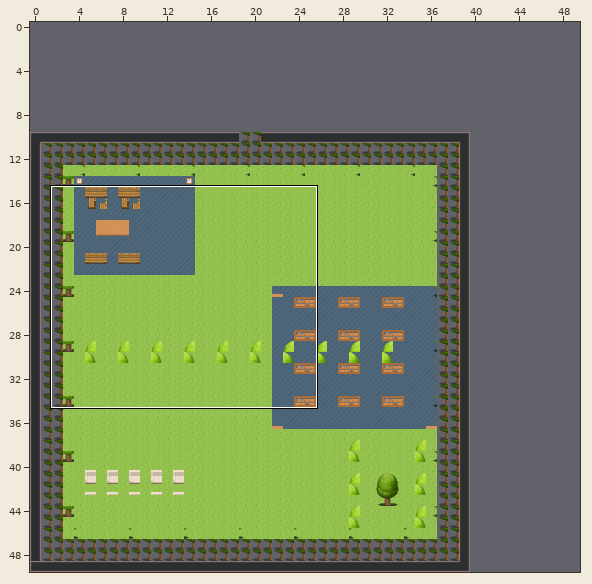
Two versions of a level (Tiled map (JSON), cour2.tmj). The first picture is a wide view before the edit; the outline marks the close-up.
Close-up. First the earlier version:
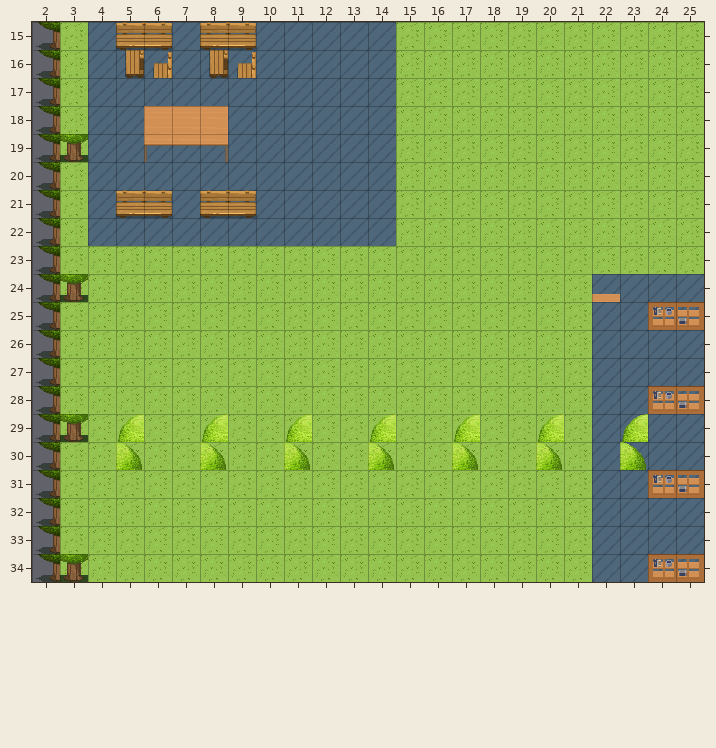
Cells are 32x32 px. Shown: x 2..25, y 15..34. The commit also changed other parts of the map, which this record leaves out. The old version is drawn lined up with the new one.
The same view after the edit:
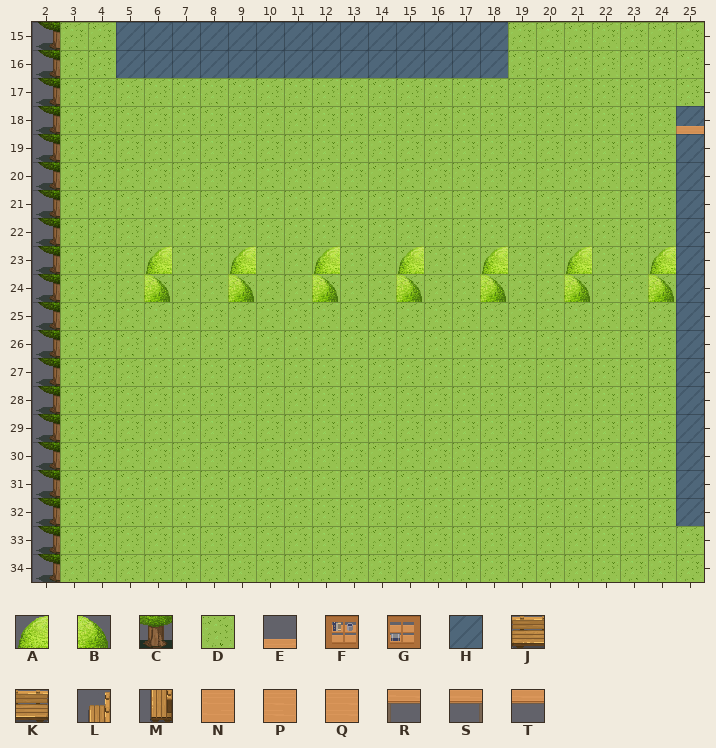
Key: from "WA_Exterior": A 3, B 4, C 129, D 628; from "WA_Other_Furniture": E 19, F 31, G 32; from "WA_Room_Builder": H 360; from "WA_Seats": J 143, K 144, L 147, M 160; from "WA_Tables": N 10, P 11, Q 13, R 20, S 21, T 23.
_ is an empty cell, # one hidden under a higher layer.
Changes in this commit:
{"change": "map size 40x40 -> 50x50 cells (old content now starts at 0,10; both pictures use the new coordinates)"}
{"where": "layer \"floor\""}
{"y":15,"x":4,"old":"H","new":"D"}
{"y":15,"x":15,"old":"DDDD","new":"HHHH"}
{"y":16,"x":4,"old":"H","new":"D"}
{"y":16,"x":15,"old":"DDDD","new":"HHHH"}
{"y":17,"x":4,"old":"HHHHHHHHHHH","new":"DDDDDDDDDDD"}
{"y":18,"x":4,"old":"HH###HHHHHH","new":"DDDDDDDDDDD"}
{"y":18,"x":25,"old":"D","new":"H"}
{"y":19,"x":4,"old":"HHHHHHHHHHH","new":"DDDDDDDDDDD"}
{"y":19,"x":25,"old":"D","new":"H"}
{"y":20,"x":4,"old":"HHHHHHHHHHH","new":"DDDDDDDDDDD"}
{"y":20,"x":25,"old":"D","new":"H"}
{"y":21,"x":4,"old":"HHHHHHHHHHH","new":"DDDDDDDDDDD"}
{"y":21,"x":25,"old":"D","new":"H"}
{"y":22,"x":4,"old":"HHHHHHHHHHH","new":"DDDDDDDDDDD"}
{"y":22,"x":25,"old":"D","new":"H"}
{"y":23,"x":25,"old":"D","new":"H"}
{"y":24,"x":22,"old":"HHH","new":"DDD"}
{"y":25,"x":22,"old":"HHH","new":"DDD"}
{"y":26,"x":22,"old":"HHH","new":"DDD"}
{"y":27,"x":22,"old":"HHH","new":"DDD"}
{"y":28,"x":22,"old":"HHH","new":"DDD"}
{"y":29,"x":22,"old":"HHH","new":"DDD"}
{"y":30,"x":22,"old":"HHH","new":"DDD"}
{"y":31,"x":22,"old":"HHH","new":"DDD"}
{"y":32,"x":22,"old":"HHH","new":"DDD"}
{"y":33,"x":22,"old":"HHHH","new":"DDDD"}
{"y":34,"x":22,"old":"HHHH","new":"DDDD"}
{"where": "layer \"furniture\""}
{"y":15,"x":5,"old":"JK","new":"__"}
{"y":15,"x":8,"old":"JK","new":"__"}
{"y":16,"x":5,"old":"ML","new":"__"}
{"y":16,"x":8,"old":"ML","new":"__"}
{"y":18,"x":6,"old":"NQP","new":"___"}
{"y":19,"x":6,"old":"RTS","new":"___"}
{"y":21,"x":5,"old":"JK","new":"__"}
{"y":21,"x":8,"old":"JK","new":"__"}
{"y":23,"x":6,"old":"_","new":"A"}
{"y":23,"x":9,"old":"_","new":"A"}
{"y":23,"x":12,"old":"_","new":"A"}
{"y":23,"x":15,"old":"_","new":"A"}
{"y":23,"x":18,"old":"_","new":"A"}
{"y":23,"x":21,"old":"_","new":"A"}
{"y":23,"x":24,"old":"_","new":"A"}
{"y":24,"x":6,"old":"_","new":"B"}
{"y":24,"x":9,"old":"_","new":"B"}
{"y":24,"x":12,"old":"_","new":"B"}
{"y":24,"x":15,"old":"_","new":"B"}
{"y":24,"x":18,"old":"_","new":"B"}
{"y":24,"x":21,"old":"_","new":"B"}
{"y":24,"x":24,"old":"_","new":"B"}
{"y":25,"x":24,"old":"FG","new":"__"}
{"y":28,"x":24,"old":"FG","new":"__"}
{"y":29,"x":5,"old":"A","new":"_"}
{"y":29,"x":8,"old":"A","new":"_"}
{"y":29,"x":11,"old":"A","new":"_"}
{"y":29,"x":14,"old":"A","new":"_"}
{"y":29,"x":17,"old":"A","new":"_"}
{"y":29,"x":20,"old":"A","new":"_"}
{"y":29,"x":23,"old":"A","new":"_"}
{"y":30,"x":5,"old":"B","new":"_"}
{"y":30,"x":8,"old":"B","new":"_"}
{"y":30,"x":11,"old":"B","new":"_"}
{"y":30,"x":14,"old":"B","new":"_"}
{"y":30,"x":17,"old":"B","new":"_"}
{"y":30,"x":20,"old":"B","new":"_"}
{"y":30,"x":23,"old":"B","new":"_"}
{"y":31,"x":24,"old":"FG","new":"__"}
{"y":34,"x":24,"old":"FG","new":"__"}
{"where": "layer \"above\""}
{"y":18,"x":25,"old":"_","new":"E"}
{"y":19,"x":3,"old":"C","new":"_"}
{"y":24,"x":3,"old":"C","new":"_"}
{"y":24,"x":22,"old":"E","new":"_"}
{"y":29,"x":3,"old":"C","new":"_"}
{"y":34,"x":3,"old":"C","new":"_"}
